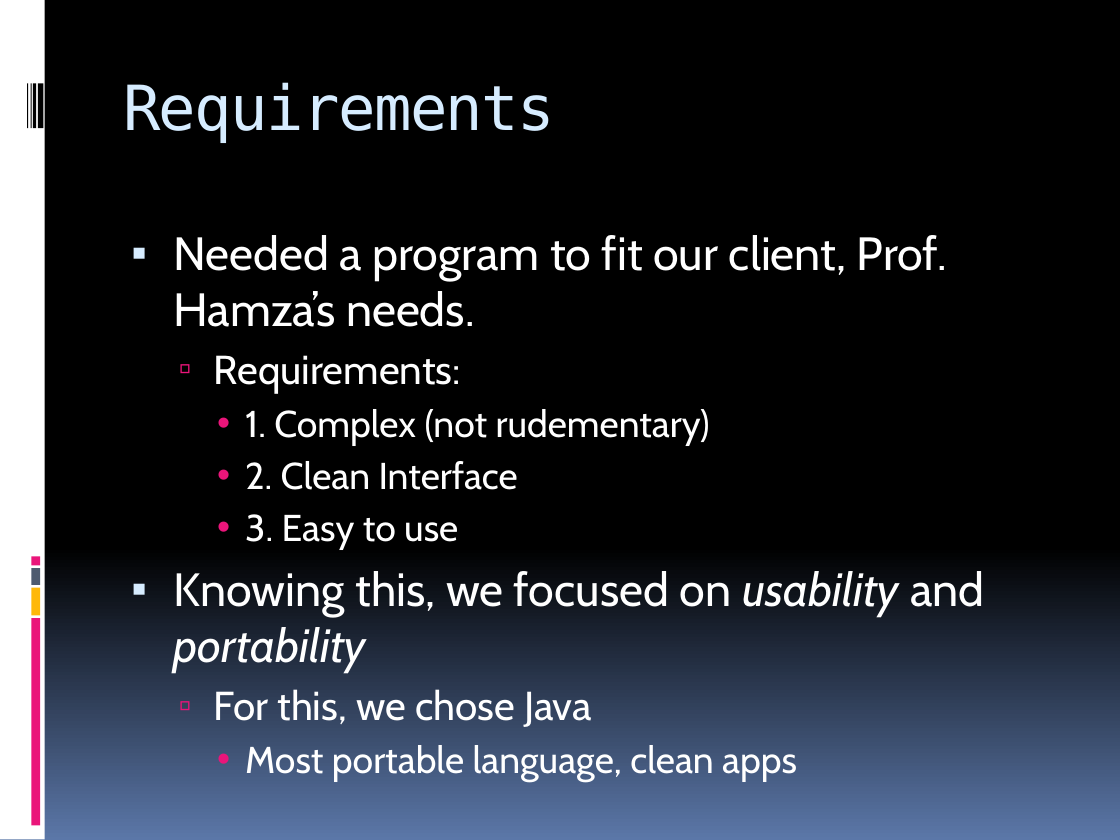
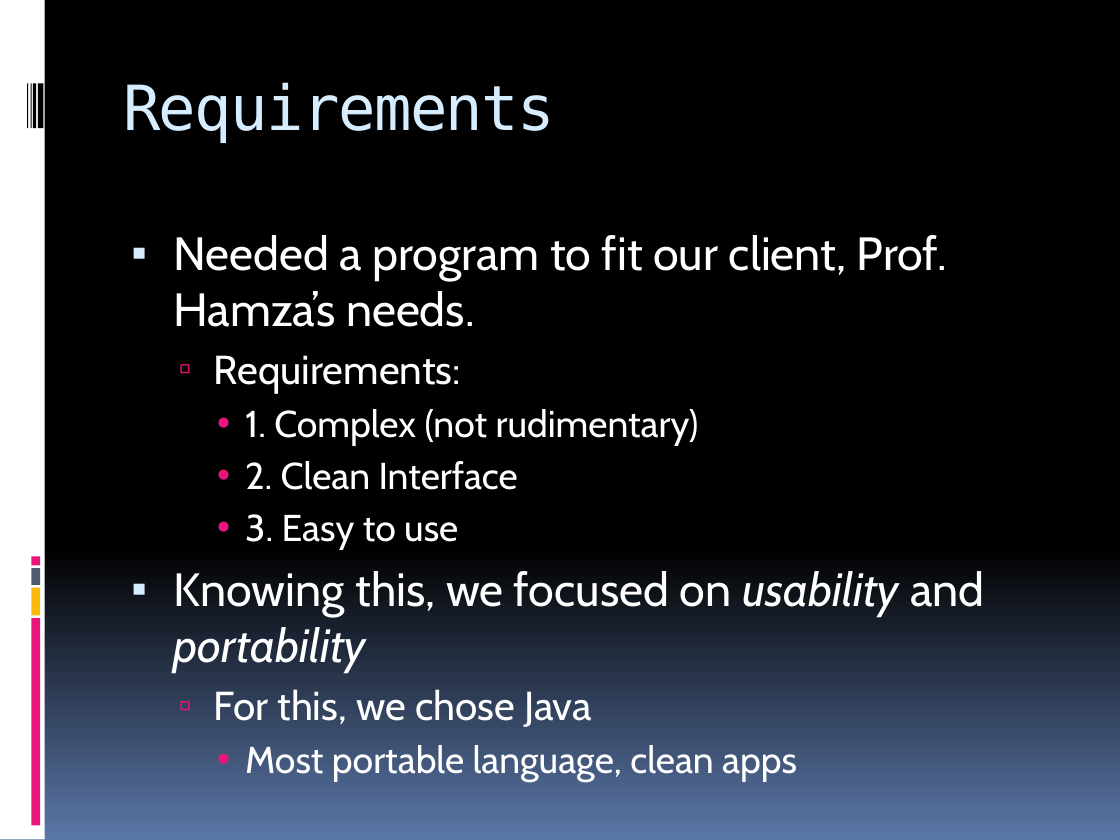
Before and after one commit to akoerner/SoftwareEngineering, a slide deck: slide 2 of SoftwareEngineeringPPTpresentation.pptx. Drawn at 1120x840 pixels with LibreOffice and Linux fonts; fonts in the diff are those of the drawing. Boxes give left, top, right and bottom in pixels: in the first picture for what was removed or moved away, otherwise in the second. Text is boxed around its words. In the diff, an @@ line names an element or a change of style, - is before the commit and + after.

```diff
--- a/SoftwareEngineeringPPTpresentation.pptx
+++ b/SoftwareEngineeringPPTpresentation.pptx
@@ text at box(245, 409, 699, 445): text changed @@
-    • 1. Complex (not rudementary)
+    • 1. Complex (not rudimentary)
```
Also in this commit, not shown: 7 other slides changed.
